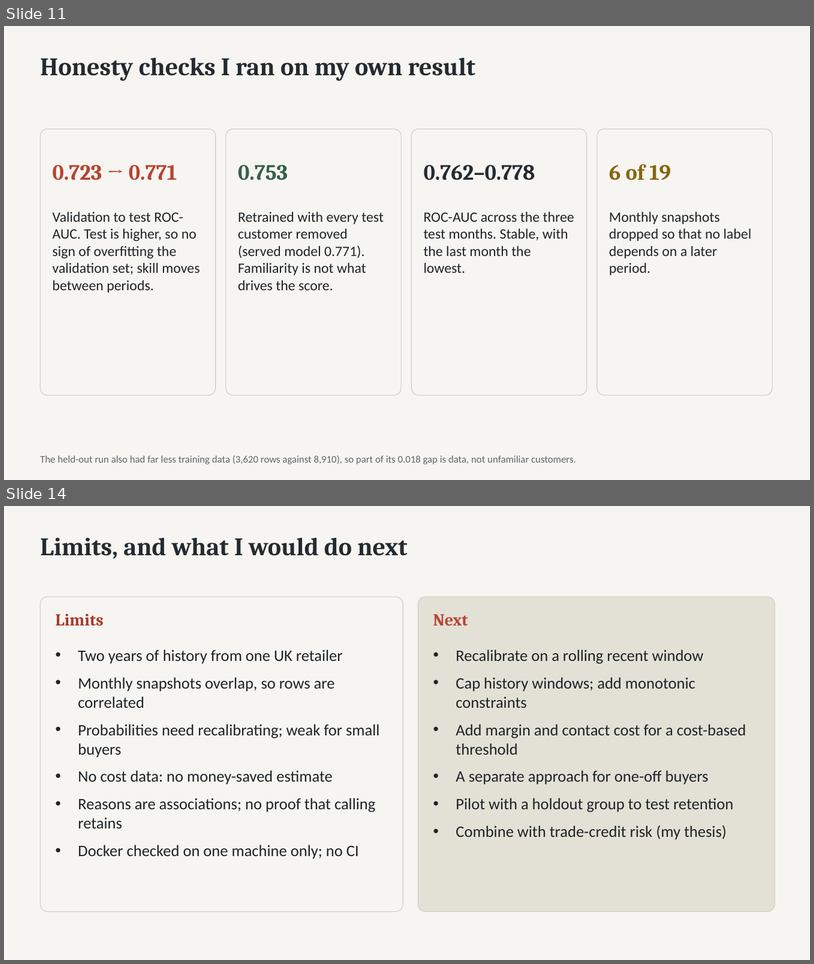
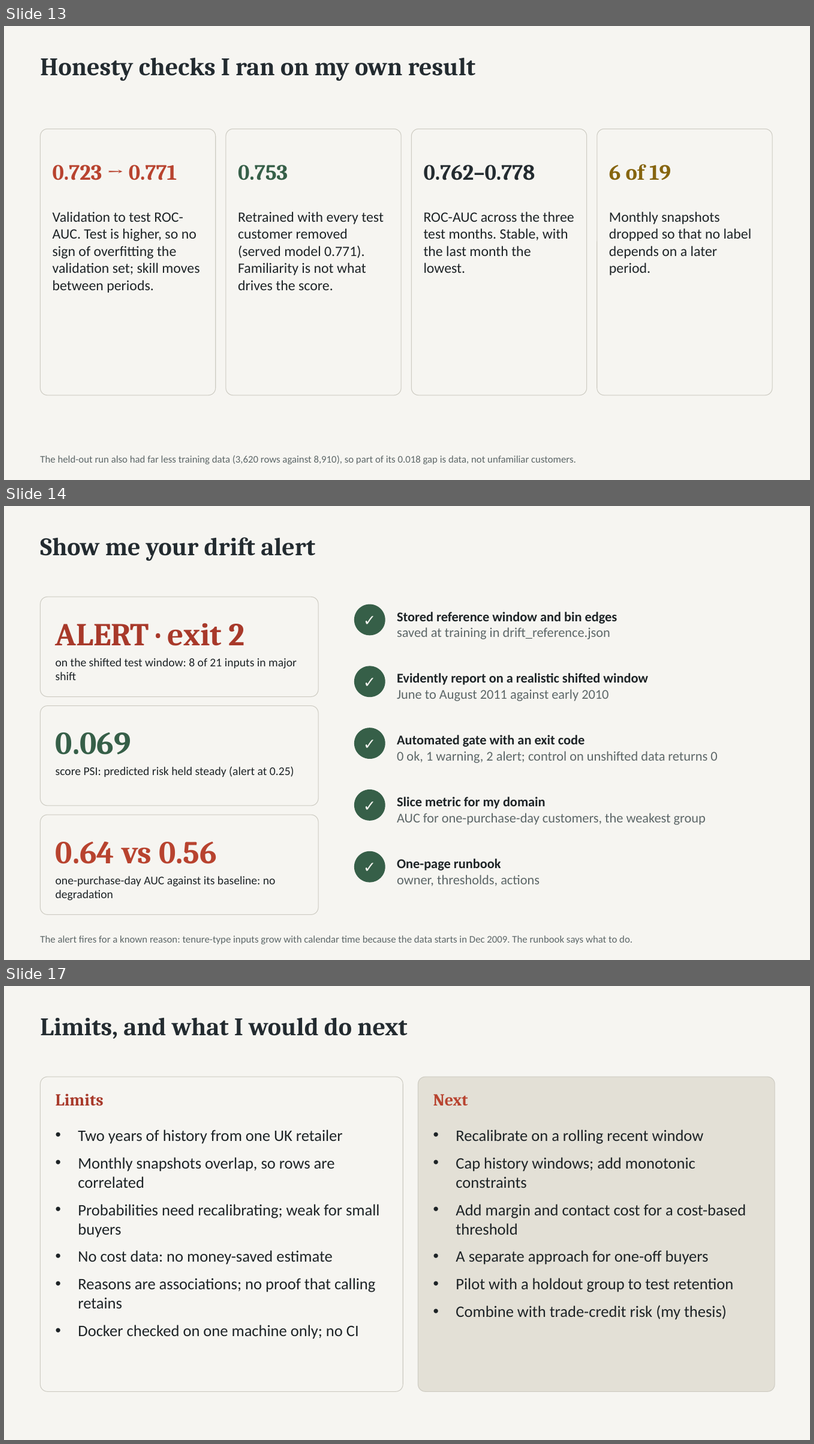
Before and after one commit to eric3009/inactivity-capstone, a slide deck: docs/Presentation.pptx. Shown one above the other, each under a label of ours: slides 11 and 14 before the commit, slides 13, 14 and 17 after it; the slides between them are not shown. The pictures are 814x964 and 814x1444 pixels, drawn with LibreOffice and Linux fonts; fonts in the diff are those of the drawing. Boxes give left, top, right and bottom in pixels: in the first picture for what was removed or moved away, otherwise in the second. Text is boxed around its words. In the diff, an @@ line names an element or a change of style, - is before the commit and + after.

```diff
--- a/docs/Presentation.pptx
+++ b/docs/Presentation.pptx
@@ slide 14 added at [4,506,810,960], background #F6F5F1 @@
@@ text added at [40,537,315,561], 30 pt, text #232B30, bold @@
+Show me your drift alert
@@ rounded rectangle added at [40,597,318,697], fill #F6F5F1, outline #CDCBC2 0.75 pt @@
@@ ellipse added at [355,604,385,635], fill #365F48, outline #365F48 1 pt @@
@@ text added at [355,604,385,635], 18 pt, text #F6F5F1, bold @@
+✓
@@ text added at [397,612,618,639], 16 pt, text #5D6768 @@
+Stored reference window and bin edges
+saved at training in drift_reference.json
@@ text added at [56,623,245,646], 38 pt, text #A8392A, bold @@
+ALERT · exit 2
@@ text added at [56,658,297,680], 14 pt, text #1D2326 @@
+on the shifted test window: 8 of 21 inputs in major shift
@@ ellipse added at [355,666,385,697], fill #365F48, outline #365F48 1 pt @@
@@ text added at [355,666,385,697], 18 pt, text #F6F5F1, bold @@
+✓
@@ text added at [397,673,648,701], 16 pt, text #1D2326, bold @@
+Evidently report on a realistic shifted window
+June to August 2011 against early 2010
@@ rounded rectangle added at [40,706,318,805], fill #F6F5F1, outline #CDCBC2 0.75 pt @@
@@ text added at [56,732,131,754], 38 pt, text #365F48, bold @@
+0.069
@@ ellipse added at [355,728,385,758], fill #365F48, outline #365F48 1 pt @@
@@ text added at [355,728,385,758], 18 pt, text #F6F5F1, bold @@
+✓
@@ text added at [397,735,717,763], 16 pt, text #5D6768 @@
+Automated gate with an exit code
+0 ok, 1 warning, 2 alert; control on unshifted data returns 0
@@ text added at [56,766,294,777], 14 pt, text #1D2326 @@
+score PSI: predicted risk held steady (alert at 0.25)
@@ ellipse added at [355,790,385,820], fill #365F48, outline #365F48 1 pt @@
@@ text added at [355,790,385,820], 18 pt, text #F6F5F1, bold @@
+✓
@@ text added at [397,796,706,825], 16 pt, text #5D6768 @@
+Slice metric for my domain
+AUC for one-purchase-day customers, the weakest group
@@ rounded rectangle added at [40,814,318,915], fill #F6F5F1, outline #CDCBC2 0.75 pt @@
@@ text added at [56,841,217,864], 38 pt, text #B8432F, bold @@
+0.64 vs 0.56
@@ ellipse added at [355,852,385,882], fill #365F48, outline #365F48 1 pt @@
@@ text added at [355,852,385,882], 18 pt, text #F6F5F1, bold @@
+✓
@@ text added at [397,858,540,886], 16 pt, text #5D6768 @@
+One-page runbook
+owner, thresholds, actions
@@ text added at [56,876,276,900], 14 pt, text #1D2326 @@
+one-purchase-day AUC against its baseline: no degradation
@@ text added at [40,935,633,944], 12 pt, text #5D6768 @@
+The alert fires for a known reason: tenure-type inputs grow with calendar time because the data starts in Dec 2009. The runbook says what to do.
@@ what was slide 11 is now slide 13 @@
@@ what was slide 14 is now slide 17 @@
```
Also in this commit, not shown: 5 slides changed, 2 other slides added, 45 other files.
